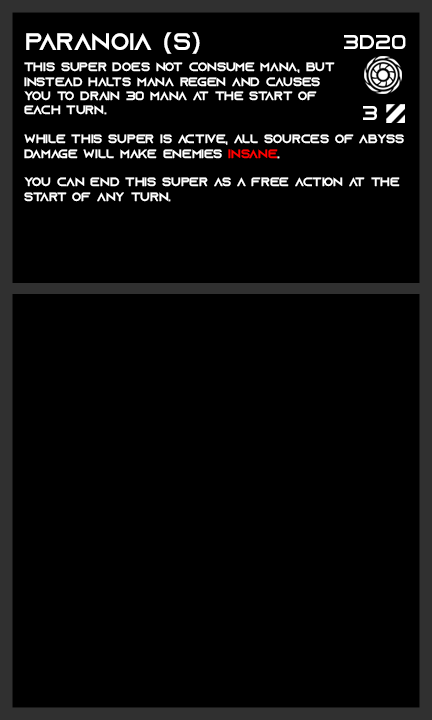
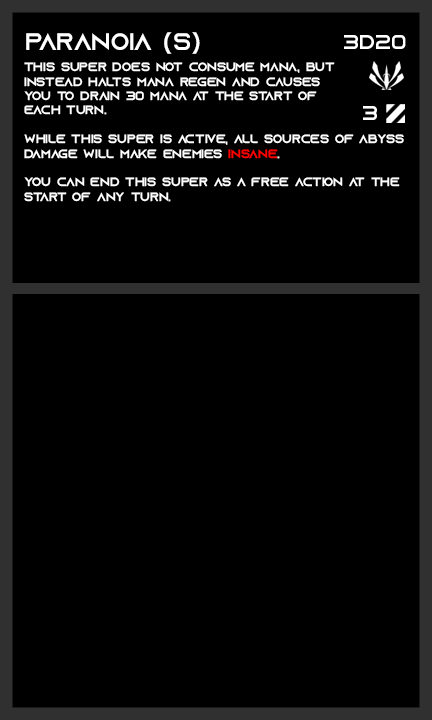
Before/after of a 432×720 layered artwork. What changed in the layer stack:
hid "abyss" over [364,56,402,94]
added layer "Beamcasting" in group "Affinity" over [369,61,404,90]